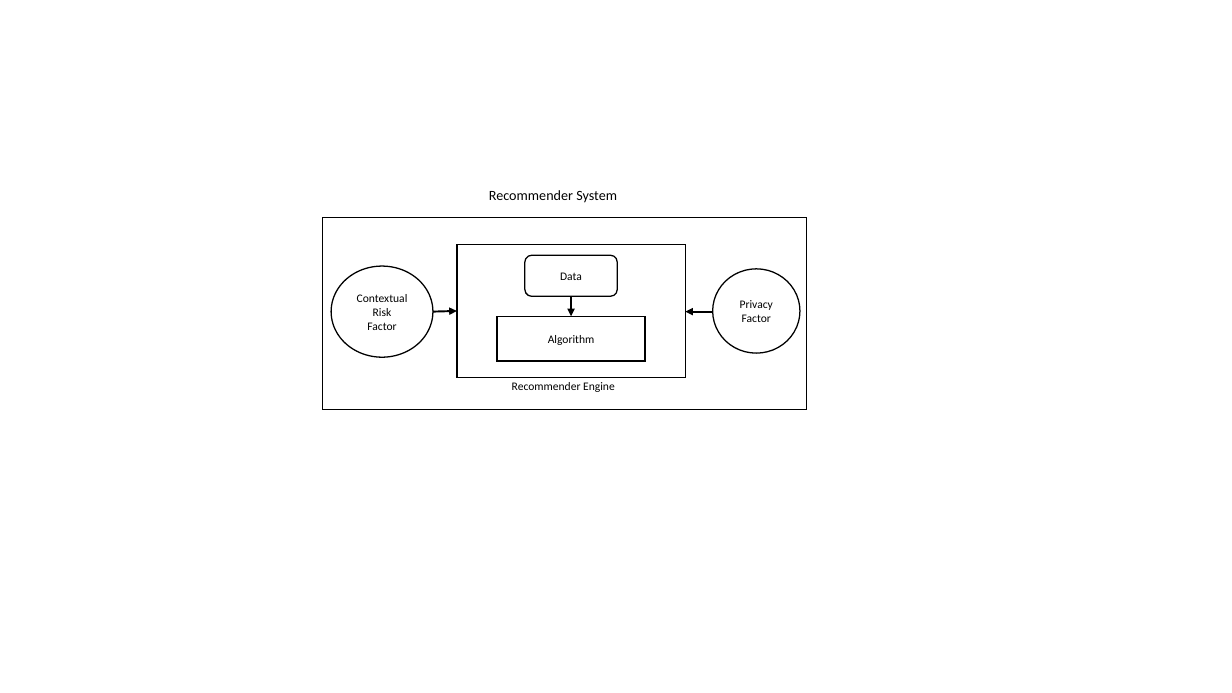
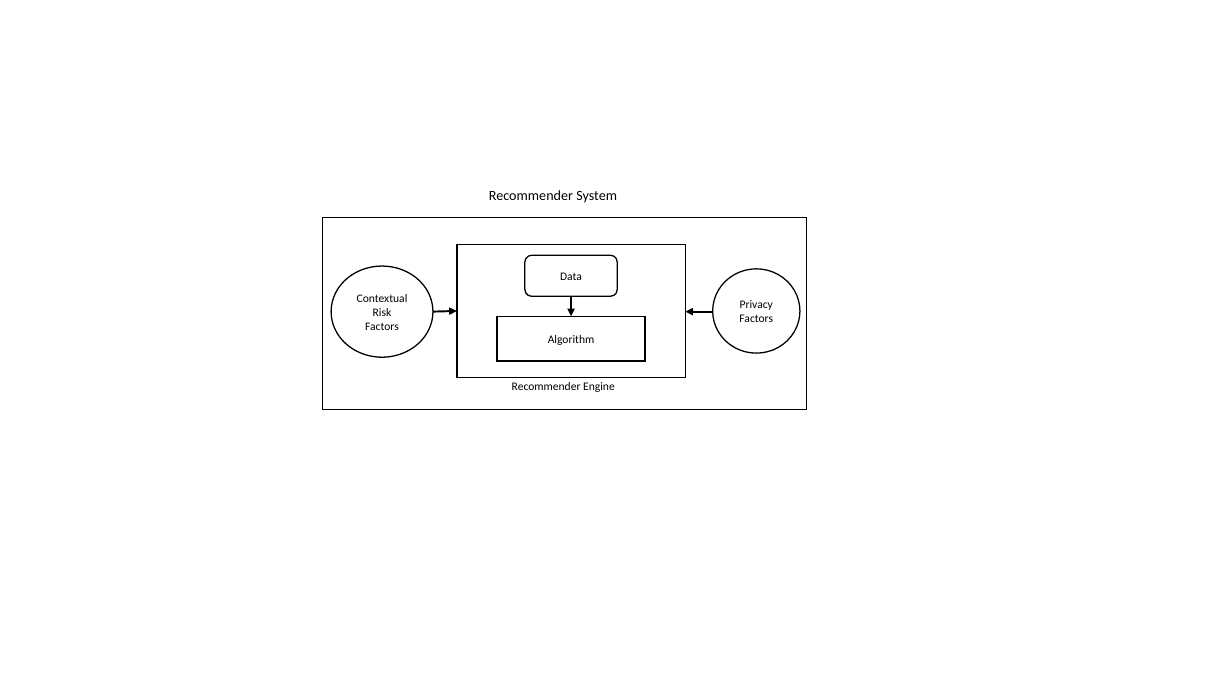
Before and after one commit to zxingz/Thesis, a slide deck: slide 15 of Risk Models.pptx. Drawn at 1232x693 pixels with LibreOffice and Linux fonts; fonts in the diff are those of the drawing. Boxes give left, top, right and bottom in pixels: in the first picture for what was removed or moved away, otherwise in the second. Text is boxed around its words. In the diff, an @@ line names an element or a change of style, - is before the commit and + after.

```diff
--- a/Risk Models.pptx
+++ b/Risk Models.pptx
@@ text in ellipse at bbox=[365, 322, 399, 330]: text changed @@
-Factor
+Factors
@@ text in ellipse at bbox=[739, 314, 773, 322]: text changed @@
-Factor
+Factors
```
Also in this commit, not shown: 2 other slides changed, 7 other files.
